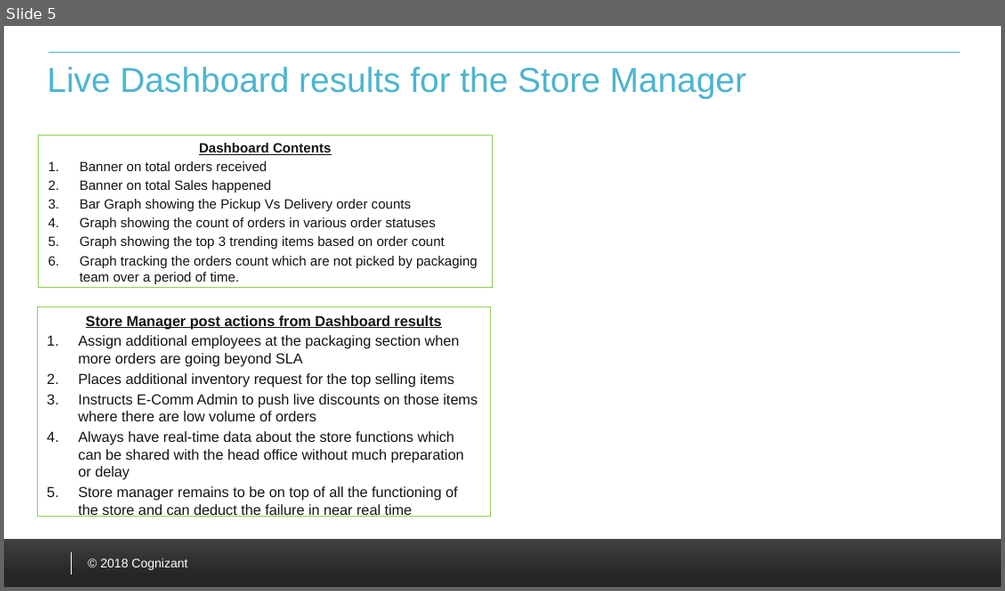
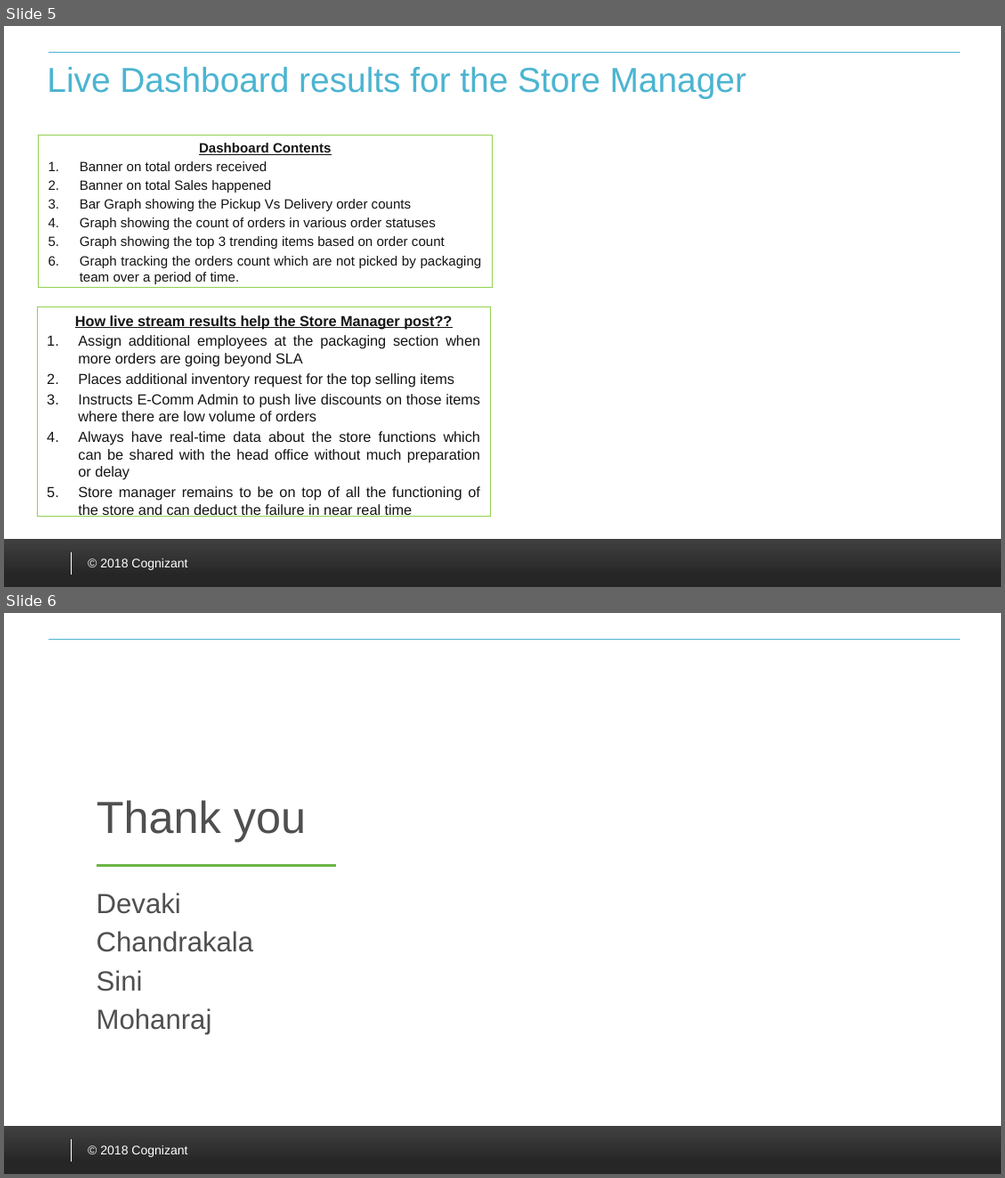
Before and after one commit to RAI-POC/EcommRAI, a slide deck: RAI_Ecomm.pptx. Shown one above the other, each under a label of ours: slide 5 before the commit, slides 5 and 6 after it. The pictures are 1005x591 and 1005x1178 pixels, drawn with LibreOffice and Linux fonts; fonts in the diff are those of the drawing; background and template pictures are left out. Boxes give left, top, right and bottom in pixels: in the first picture for what was removed or moved away, otherwise in the second. Text is boxed around its words. In the diff, an @@ line names an element or a change of style, - is before the commit and + after.

```diff
--- a/RAI_Ecomm.pptx
+++ b/RAI_Ecomm.pptx
@@ slide 6 added at <box>4,613,1001,1174</box>, background picture (left out); not listed: 4 template elements that a slide beside it also shows @@
@@ title added at <box>97,800,306,841</box>, 32.4 pt, text #4F4F4F @@
+Thank you
@@ line added from (97, 865) to (336, 865), #4CB4D1 2 pt @@
@@ text added at <box>97,892,254,1035</box>, 20 pt, text #4F4F4F @@
+Devaki
+Chandrakala
+Sini
+Mohanraj
@@ slide 5 changed as well @@
@@ text at <box>80,161,482,284</box>: alignment left to justified @@
@@ text in rectangle at <box>75,315,452,329</box>: text changed @@
-Store Manager post actions from Dashboard results
+How live stream results help the Store Manager post??
@@ text in rectangle at <box>78,335,481,516</box>: alignment left to justified @@
```
Also in this commit, not shown: 4 other slides changed, 1 slide removed.
